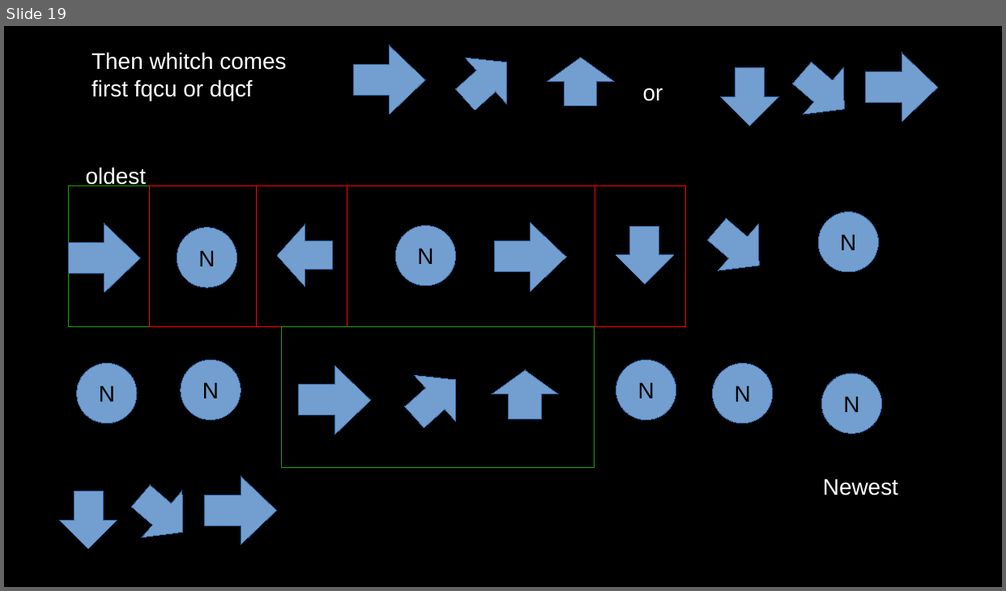
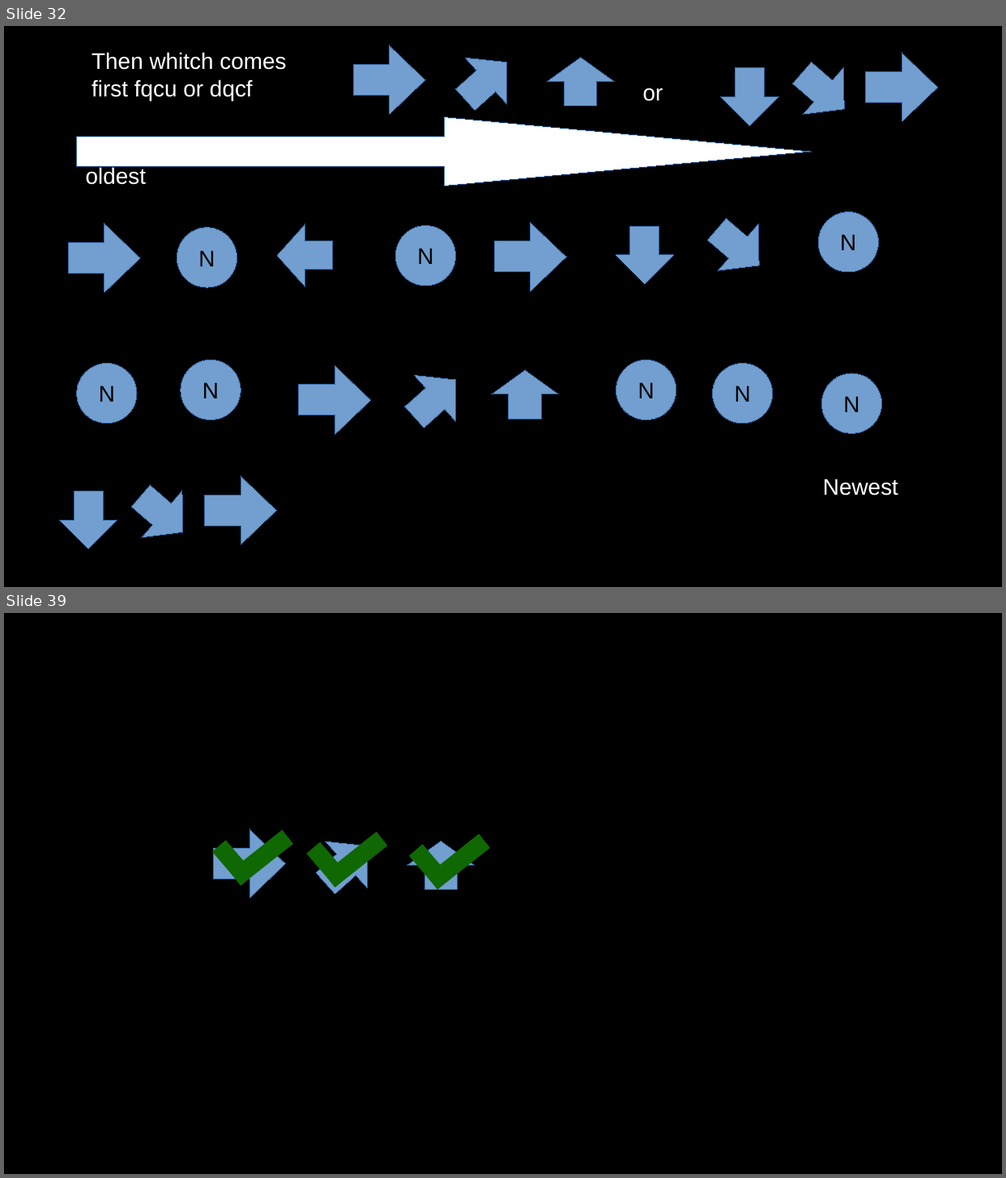
Before and after one commit to a-krum-of-bread-learns/fightvainia, a slide deck: world bulding game 1/draft video slides/input managemnt slides.odp. Shown one above the other, each under a label of ours: slide 19 before the commit, slides 32 and 39 after it; the slides between them are not shown. The pictures are 1006x591 and 1006x1178 pixels, drawn with LibreOffice and Linux fonts; fonts in the diff are those of the drawing. Boxes give left, top, right and bottom in pixels: in the first picture for what was removed or moved away, otherwise in the second. Text is boxed around its words. In the diff, an @@ line names an element or a change of style, - is before the commit and + after.

```diff
--- a/world bulding game 1/draft video slides/input managemnt slides.odp
+++ b/world bulding game 1/draft video slides/input managemnt slides.odp
@@ slide 39 added at bbox=[4, 613, 1002, 1174], background #000000 @@
@@ right arrow added at bbox=[213, 829, 285, 898], fill #729FCF, outline #3465A4 0 pt @@
@@ left arrow added at bbox=[305, 824, 388, 907], fill #729FCF, outline #3465A4 0 pt @@
@@ line added from (219, 845) to (248, 880), #106802 14.17 pt @@
@@ line added from (235, 879) to (288, 837), #106802 14.17 pt @@
@@ line added from (313, 849) to (342, 882), #106802 14.17 pt @@
@@ line added from (329, 881) to (381, 838), #106802 14.17 pt @@
@@ up arrow added at bbox=[408, 841, 475, 890], fill #729FCF, outline #3465A4 0 pt @@
@@ line added from (416, 850) to (445, 884), #106802 14.17 pt @@
@@ line added from (432, 883) to (485, 841), #106802 14.17 pt @@
@@ what was slide 19 is now slide 32 @@
@@ slide 32 changed as well @@
@@ right arrow added at bbox=[76, 118, 811, 186], fill #FFFFFF, outline #3465A4 0 pt @@
@@ rectangle removed at bbox=[68, 186, 149, 327] @@
@@ rectangle removed at bbox=[149, 186, 347, 327] @@
@@ rectangle removed at bbox=[257, 186, 595, 327] @@
@@ rectangle removed at bbox=[347, 186, 686, 327] @@
@@ rectangle removed at bbox=[281, 327, 594, 469] @@
```
Also in this commit, not shown: 8 other slides changed, 20 other slides added, 1 slide removed, 15 other files.
